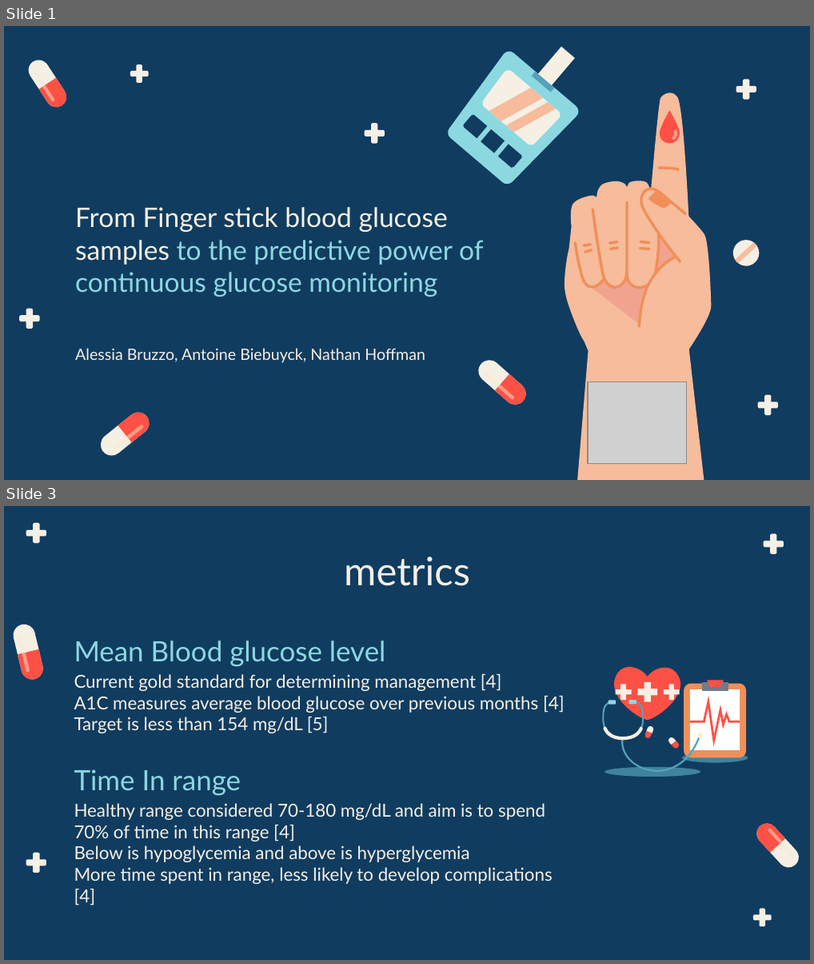
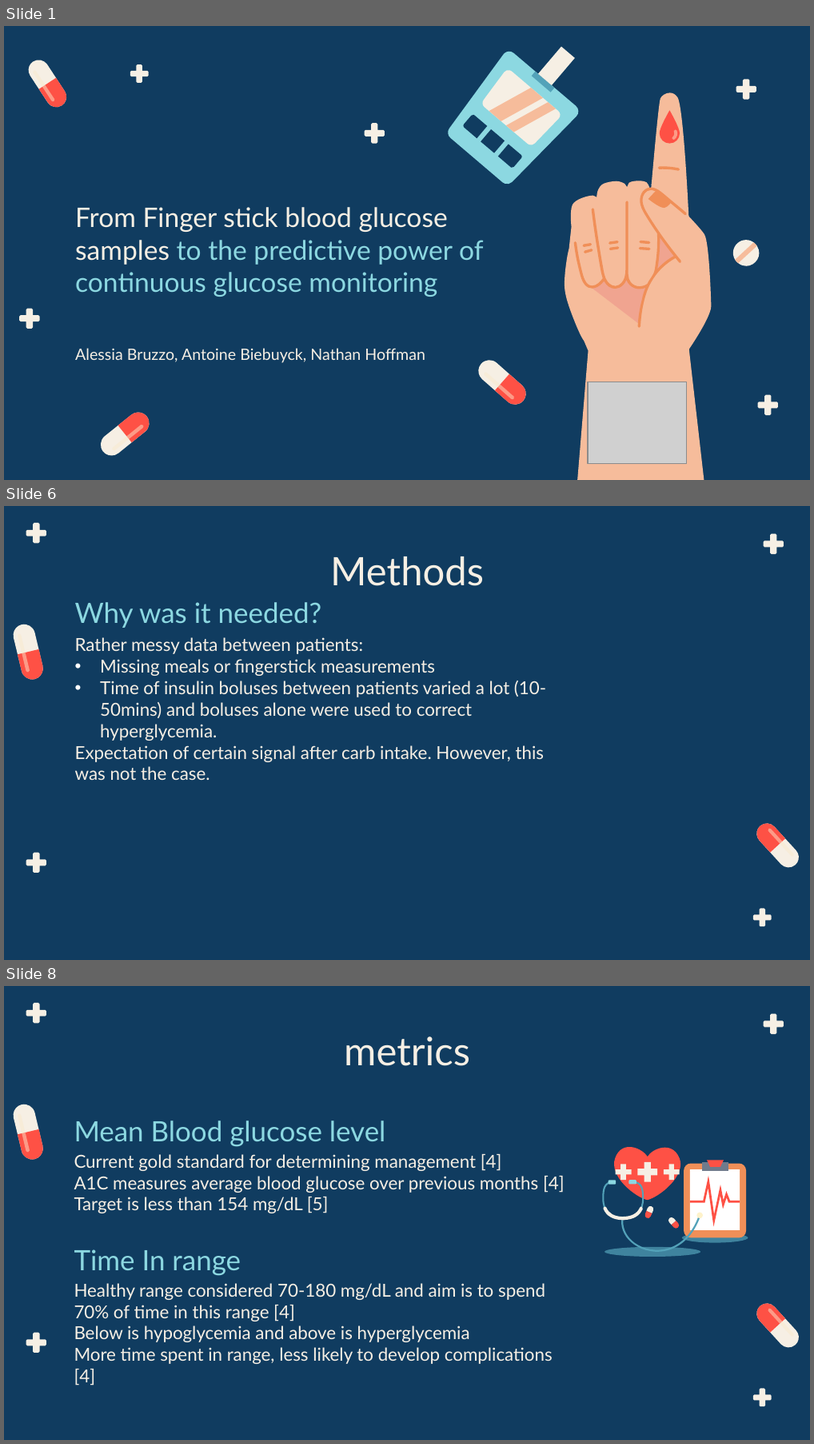
Before and after one commit to BME-Students/DDDM-Project7, a slide deck: From Finger Stick Blood Glucose Samples to the Predictive Power of continuous glucose monitoring.pptx. Shown one above the other, each under a label of ours: slides 1 and 3 before the commit, slides 1, 6 and 8 after it; the slides between them are not shown. The pictures are 814x964 and 814x1444 pixels, drawn with LibreOffice and Linux fonts; fonts in the diff are those of the drawing; grey boxes stand for pictures. Boxes give left, top, right and bottom in pixels: in the first picture for what was removed or moved away, otherwise in the second. Text is boxed around its words. In the diff, an @@ line names an element or a change of style, - is before the commit and + after.

Commit message:
add methods to presentation

```diff
--- a/From Finger Stick Blood Glucose Samples to the Predictive Power of continuous glucose monitoring.pptx
+++ b/From Finger Stick Blood Glucose Samples to the Predictive Power of continuous glucose monitoring.pptx
@@ slide 6 added at [4,506,810,960], background #103C60; not listed: 10 template elements that a slide beside it also shows @@
@@ title added at [330,556,484,586], 35 pt, text #F6EFE4 @@
+Methods
@@ text added at [75,602,322,628], 25 pt, text #8CD8E1 @@
+Why was it needed?
@@ text added at [75,637,546,780], 16 pt, text #F6EFE4 @@
+Rather messy data between patients:
+• Missing meals or fingerstick measurements
+• Time of insulin boluses between patients varied a lot (10-50mins) and boluses alone were used to correct hyperglycemia.
+Expectation of certain signal after carb intake. However, this was not the case.
@@ what was slide 3 is now slide 8 @@
```
Also in this commit, not shown: 4 other slides added, 7 other files.
